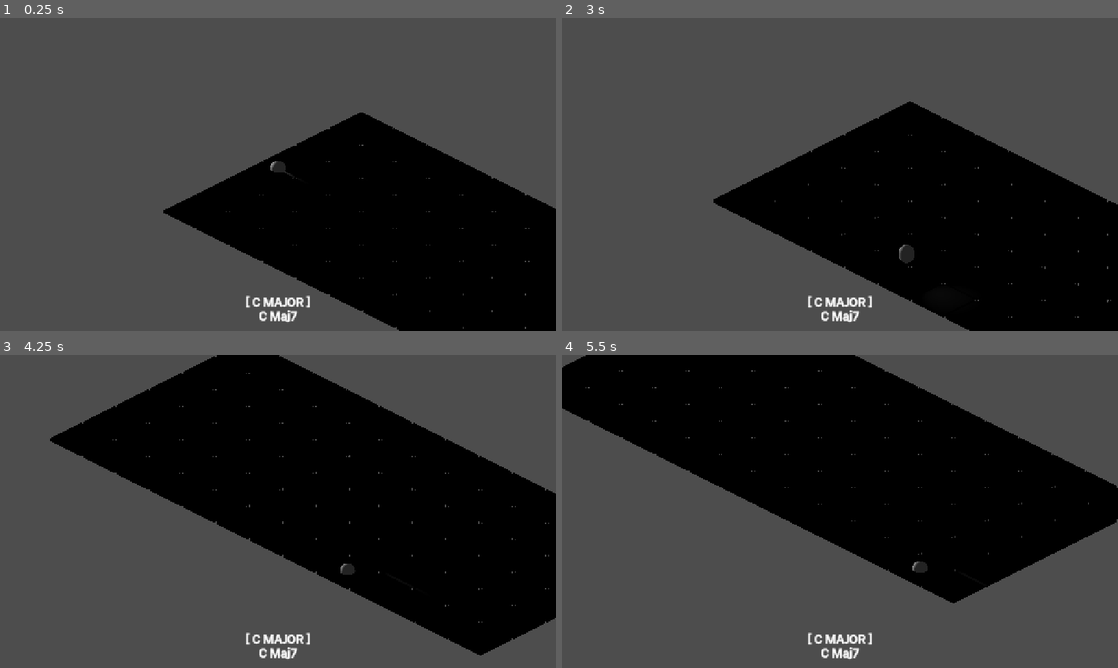
Above: before the commit, frames 1-4 (two rows, left to right).
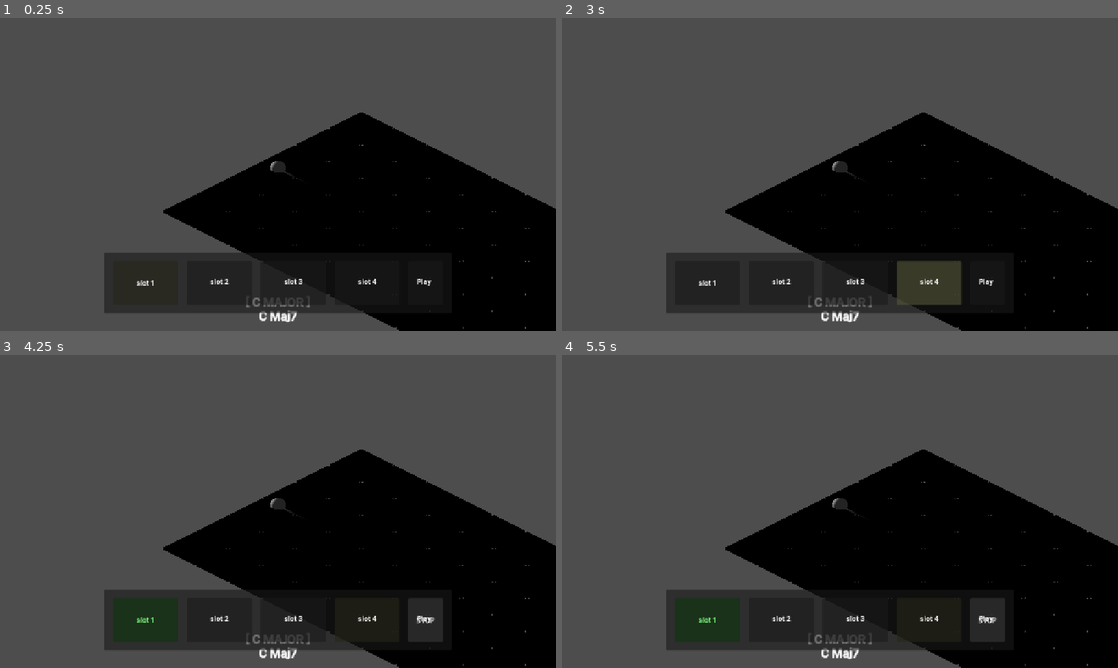
Above: after the commit, the same moments.

Repository: fruitshoo/eartrainer
Game: Godot game, scene res://scenes/main/main.tscn
The game is run twice, just before and just after one commit, with the same random seed, the same clock (stepped at 60 frames per second) and the same inputs. The project has no main scene, so this scene is started directly.
Inputs (mouse positions are in pixels of both pictures, inside the frame that each line leads up to):
- Up to frame 1 (0.25 s): no input
- Up to frame 2 (3 s): click (706, 284) at 0.5 s, where only the run after the commit has a clickable "slot 1"; click (778, 284) at 1.25 s, where only the run after the commit has a clickable "slot 2"; click (856, 284) at 2 s, where only the run after the commit has a clickable "slot 3"; click (928, 284) at 2.75 s, where only the run after the commit has a clickable "slot 4"
- Up to frame 3 (4.25 s): click (428, 621) at 3.5 s, where only the run after the commit has a clickable "Play"
- Up to frame 4 (5.5 s): click (990, 621) at 4.25 s, where only the run after the commit has a clickable "STOP"; click (990, 621) at 5 s, where only the run after the commit has a clickable "PLAY"

The runs differ from the first frame. In frame 1, 7.0% of the frame differs, in the area x 18-78%, y 75-95%; in frame 2, 12%; in frame 3, 41%; in frame 4, 54%, in the area x 0-100%, y 0-100%.

Commit message:
feat: complete v0.2 - smart diatonic input with shift/alt modifiers

Diff:
--- a/core/game_manager.gd
+++ b/core/game_manager.gd
@@ -107,3 +107,12 @@
 func is_note_in_scale(midi_note: int) -> bool:
 	# 실제 계산은 MusicTheory에 맡기고 결과만 받아옵니다.
 	return MusicTheory.is_note_in_scale(midi_note, current_root_note, current_scale_mode)
+
+# 특정 줄과 프렛 번호로 타일을 찾아주는 함수
+func get_tile(string_idx: int, fret_idx: int) -> Node:
+	# 타일들이 들어있는 Group 이름을 'fret_tiles'라고 설정했다고 가정합니다.
+	var tiles = get_tree().get_nodes_in_group("fret_tiles")
+	for tile in tiles:
+		if tile.string_index == string_idx and tile.fret_index == fret_idx:
+			return tile
+	return null
--- a/core/music_theory.gd
+++ b/core/music_theory.gd
@@ -17,6 +17,30 @@
 	"Dom7": [0, 4, 7, 10],
 	"m7": [0, 3, 7, 10],
 	"m7b5": [0, 3, 6, 10]
+}
+
+# 코드 폼 오프셋도 '더하기(+)' 방향으로 수정
+const SHAPE_OFFSETS = {
+	"6th_String_Root": {
+		# GMaj7: 3 (R), X, 4 (7), 4 (3), 3 (5), X
+		"Maj7": [[0, 0], [2, 1], [3, 1], [4, 0]],
+		# G7 (Dom7): 3 (R), X, 3 (b7), 4 (3), 3 (5), X -> 연주자님이 요청하신 3-3-4-3!
+		"Dom7": [[0, 0], [2, 0], [3, 1], [4, 0]],
+		# Gm7: 3 (R), X, 3 (b7), 3 (b3), 3 (5), X
+		"m7": [[0, 0], [2, 0], [3, 0], [4, 0]],
+		# Gm7b5: 3 (R), X, 3 (b7), 3 (b3), 2 (b5), X
+		"m7b5": [[0, 0], [2, 0], [3, 0], [4, -1]]
+	},
+	"5th_String_Root": {
+		# CMaj7: X, 3 (R), 5 (5), 4 (7), 5 (3), X
+		"Maj7": [[0, 0], [1, 2], [2, 1], [3, 2]],
+		# C7 (Dom7): X, 3 (R), 5 (5), 3 (b7), 5 (3), X
+		"Dom7": [[0, 0], [1, 2], [2, 0], [3, 2]],
+		# Cm7: X, 3 (R), 5 (5), 3 (b7), 4 (b3), X
+		"m7": [[0, 0], [1, 2], [2, 0], [3, 1]],
+		# Cm7b5: X, 3 (R), 4 (b5), 3 (b7), 4 (b3), X
+		"m7b5": [[0, 0], [1, 1], [2, 0], [3, 1]]
+	}
 }
 
 # [반음 오프셋, 코드 타입, 로마자 표기]
@@ -41,6 +65,18 @@
 	}
 }
 
+# 반음 간격에 따른 도수 이름 맵
+const DEGREE_NAMES = {
+	ScaleMode.MAJOR: {
+		0: "I", 1: "bII", 2: "ii", 3: "bIII", 4: "iii", 5: "IV",
+		6: "#IV", 7: "V", 8: "bVI", 9: "vi", 10: "bVII", 11: "vii"
+	},
+	ScaleMode.MINOR: {
+		0: "i", 1: "bII", 2: "ii°", 3: "bIII", 4: "iv", 5: "v",
+		6: "bVI", 7: "V", 8: "bVI", 9: "vi°", 10: "bVII", 11: "vii°"
+	}
+}
+
 static func get_chord_data(mode: ScaleMode, keycode: int, is_shift: bool) -> Array:
 	if not CHORD_MAP[mode].has(keycode): return []
 	var variant = "shift" if is_shift else "normal"
@@ -59,3 +95,60 @@
 	if rel_chord in CHORD_TYPES[chord_type]: return 2 # Chord Tone
 	if is_note_in_scale(midi_note, scale_root, mode): return 3 # Scale Tone
 	return 4 # Non-Scale Tone
+
+static func get_degree_label(root_note: int, key_root: int, mode: ScaleMode) -> String:
+	var diff = (root_note - key_root) % 12
+	if diff < 0: diff += 12
+	return DEGREE_NAMES[mode].get(diff, "?")
+
+# 1. 기타 개방현 미디 번호 (0: 1번줄 ~ 5: 6번줄 순서)
+# [0:6번줄(E2), 1:5번줄(A2), 2:4번줄(D3), 3:3번줄(G3), 4:2번줄(B3), 5:1번줄(E4)]
+const STRING_OPEN_NOTES = [40, 45, 50, 55, 59, 64]
+
+# 2. 미디 번호를 받아서 특정 줄에서의 프렛 위치를 계산하는 함수
+static func get_fret_pos(midi_note: int, string_idx: int) -> int:
+	# (목표 미디 음 - 해당 줄의 개방현 음) = 프렛 번호
+	var open_note = STRING_OPEN_NOTES[string_idx]
+	return midi_note - open_note
+
+static func get_smart_type_from_map(midi_note: int, key_root: int, mode: ScaleMode) -> String:
+	var diff = (midi_note - key_root) % 12
+	if diff < 0: diff += 12
+
+	# CHORD_MAP을 순회하며 해당 반음 오프셋(diff)을 가진 데이터를 찾습니다.
+	var current_mode_map = CHORD_MAP[mode]
+
+	for key_id in current_mode_map:
+		var chord_data = current_mode_map[key_id]["normal"] # 기본(normal) 세팅 참조
+		if chord_data[0] == diff:
+			return chord_data[1] # "Maj7", "m7" 등의 타입 반환
+
+	# 만약 다이어토닉 외의 음(크로매틱 등)을 눌렀다면 기본적으로 Maj7을 반환하거나
+	# 현재 GameManager의 설정을 반환하도록 안전장치를 둡니다.
+	return "Maj7"
+
+# Shift 데이터 추출용 함수
+static func get_shift_type_from_map(midi_note: int, key_root: int, mode: ScaleMode) -> String:
+	var diff = (midi_note - key_root) % 12
+	if diff < 0: diff += 12
+
+	var current_mode_map = CHORD_MAP[mode]
+
+	# CHORD_MAP의 각 항목(KEY_1, KEY_2 등)을 순회하며 'normal'의 오프셋과 비교
+	for key_enum in current_mode_map:
+		var data = current_mode_map[key_enum]
+		if data["normal"][0] == diff:
+			var shift_type = data["shift"][1]
+			print("Shift 매칭 성공! 도수 반음:", diff, " 타입:", shift_type)
+			return shift_type
+
+	return "Dom7" # 찾지 못했을 때의 기본값
+
+# 메이저/마이너 스왑 함수 (Alt 키 대응)
+static func toggle_maj_min(current_type: String) -> String:
+	match current_type:
+		"Maj7": return "m7"
+		"m7": return "Maj7"
+		"Dom7": return "m7" # 도미넌트는 보통 마이너로 스왑
+		"m7b5": return "m7"
+		_: return "Maj7"
--- /dev/null
+++ b/core/progression_manager.gd
@@ -0,0 +1,41 @@
+# progression_manager.gd 수정
+
+extends Node
+
+signal slot_selected(index: int)
+signal data_changed(index: int, data: Dictionary) # 데이터 변경 신호 추가
+
+var selected_slot_index: int = 0:
+	set(value):
+		selected_slot_index = value
+		slot_selected.emit(value)
+
+var progression_data = [null, null, null, null]
+
+# 지판에서 데이터를 보내줄 때 실행할 함수
+func update_current_slot(midi_note: int, string_num: int, is_shift: bool, is_alt: bool):
+	if selected_slot_index < 0: return
+
+	# 1. 기본 타입 계산
+	var final_type = MusicTheory.get_smart_type_from_map(
+		midi_note,
+		GameManager.current_root_note,
+		GameManager.current_scale_mode
+	)
+
+	# 2. 보조키에 따른 변환 (Shift가 Alt보다 우선순위를 갖게 설정)
+	if is_shift:
+		# [수정] Shift = 항상 세컨더리 도미넌트 (Dom7) - 간단하고 직관적
+		final_type = "Dom7"
+	elif is_alt:
+		final_type = MusicTheory.toggle_maj_min(final_type)
+
+	var new_data = {
+		"root": midi_note,
+		"type": final_type,
+		"string": string_num
+	}
+
+	progression_data[selected_slot_index] = new_data
+	data_changed.emit(selected_slot_index, new_data)
+	GameManager.current_chord_type = final_type
--- a/project.godot
+++ b/project.godot
@@ -19,6 +19,7 @@
 AudioEngine="*uid://deqauwlbpdo4m"
 GameManager="*uid://cdqhxtp1ctg77"
 QuizManager="*uid://ffwv4s6js4ys"
+ProgressionManager="*uid://cdeqxx32mc6sw"
 
 [display]
 
--- a/scenes/main/main.tscn
+++ b/scenes/main/main.tscn
@@ -5,6 +5,7 @@
 [ext_resource type="PackedScene" uid="uid://bkug7wowkh7rj" path="res://ui/settings/settings_ui.tscn" id="3_k2fmo"]
 [ext_resource type="Script" uid="uid://ddy07ttvmepmc" path="res://scenes/main/main_camera.gd" id="3_l3cfh"]
 [ext_resource type="PackedScene" uid="uid://gpehw4doyrkv" path="res://ui/hud/hud_manager.tscn" id="5_6q06x"]
+[ext_resource type="PackedScene" uid="uid://bx6tqcwt8wrfi" path="res://ui/sequence/sequence_ui.tscn" id="6_ow5a4"]
 
 [sub_resource type="Environment" id="Environment_vom5j"]
 ssao_enabled = true
@@ -31,3 +32,5 @@
 [node name="SettingsUI" parent="." unique_id=77076675 instance=ExtResource("3_k2fmo")]
 
 [node name="HUD" parent="." unique_id=867313363 instance=ExtResource("5_6q06x")]
+
+[node name="SequenceUI" parent="." unique_id=1004823414 instance=ExtResource("6_ow5a4")]
--- a/scenes/tile/fret_tile.gd
+++ b/scenes/tile/fret_tile.gd
@@ -94,13 +94,21 @@
 
 func _input_event(_camera, event, _position, _normal, _shape_idx):
 	if event is InputEventMouseButton and event.pressed and event.button_index == MOUSE_BUTTON_LEFT:
-		on_tile_clicked()
+		# 전역 Input 상태를 실시간으로 확인 (가장 확실함)
+		var is_shift = Input.is_key_pressed(KEY_SHIFT)
+		var is_alt = Input.is_key_pressed(KEY_ALT) # 맥의 Option
 
-func on_tile_clicked():
+		# [디버그] 클릭 시 보조키가 어떻게 눌렸는지 확인
+		print("타일 클릭! Shift:", is_shift, " Alt:", is_alt)
+
+		on_tile_clicked(is_shift, is_alt)
+
+func on_tile_clicked(is_shift: bool, is_alt: bool):
 	if GameManager.current_player:
 		GameManager.current_player.jump_to(global_position)
-		# 중요: 캐릭터가 이동한 타일의 프렛 정보를 GameManager에 알림
 		GameManager.player_fret = fret_index
 
 	AudioEngine.play_note(midi_note)
-	if QuizManager: QuizManager.check_answer(midi_note)
+
+	# [개선] 보조키 상태를 함께 보냅니다.
+	ProgressionManager.update_current_slot(midi_note, string_index, is_shift, is_alt)
--- a/scenes/tile/fret_tile.tscn
+++ b/scenes/tile/fret_tile.tscn
@@ -12,7 +12,7 @@
 [sub_resource type="BoxShape3D" id="BoxShape3D_lmv8r"]
 size = Vector3(1.4, 0.1, 1.4)
 
-[node name="FretTile" type="Area3D" unique_id=403137249]
+[node name="FretTile" type="Area3D" unique_id=403137249 groups=["fret_tiles"]]
 script = ExtResource("1_jtpmk")
 
 [node name="MeshInstance3D" type="MeshInstance3D" parent="." unique_id=207382635]
--- a/ui/hud/hud_manager.gd
+++ b/ui/hud/hud_manager.gd
@@ -1,25 +1,33 @@
 extends CanvasLayer
 
+# 1. 여기서 변수를 선언해줘야 에러가 안 납니다!
 @onready var key_label = %KeyLabel
 @onready var chord_label = %ChordLabel
 
 func _ready():
+	# 게임 설정(키, 모드 등)이 바뀔 때마다 HUD를 업데이트합니다.
 	GameManager.settings_changed.connect(update_hud)
 	update_hud()
 
 func update_hud():
-	if key_label == null or chord_label == null: return
+	# 2. 안전장치: 노드가 아직 준비되지 않았으면 그냥 돌아갑니다.
+	if key_label == null or chord_label == null:
+		return
 
-	var key_name = MusicTheory.CDE_NAMES[GameManager.current_root_note]
+	# 3. [% 12]를 붙여서 미디 번호(48, 60 등)가 들어와도 0~11 사이의 음 이름을 찾게 합니다.
+	var key_index = GameManager.current_root_note % 12
+	var key_name = MusicTheory.CDE_NAMES[key_index]
 
-	# 현재 모드에 따라 텍스트 결정
+	# 현재 모드 표시 (MAJOR / MINOR)
 	var mode_str = "MAJOR"
 	if GameManager.current_scale_mode == MusicTheory.ScaleMode.MINOR:
 		mode_str = "MINOR"
 
 	key_label.text = "[ %s %s ]" % [key_name, mode_str]
 
-	var chord_root_name = MusicTheory.CDE_NAMES[GameManager.current_chord_root]
+	# 4. 여기도 [% 12] 필수! 시퀀서에서 보낸 48번 미디 번호를 "C"로 변환합니다.
+	var chord_root_index = GameManager.current_chord_root % 12
+	var chord_root_name = MusicTheory.CDE_NAMES[chord_root_index]
 	var chord_type = GameManager.current_chord_type
 
 	chord_label.text = chord_root_name + " " + chord_type
--- /dev/null
+++ b/ui/sequence/sequence_ui.gd
@@ -0,0 +1,82 @@
+extends CanvasLayer
+
+@onready var slot_container = %SlotContainer
+@onready var sequencer = %Sequencer # 유니크 네임 권장 (%)
+@onready var play_button = %PlayButton
+
+func _ready():
+	# 1. 슬롯들만 신호를 연결합니다. (플레이 버튼은 제외)
+	for i in range(slot_container.get_child_count()):
+		var slot = slot_container.get_child(i)
+
+		# [핵심 수정] 만약 이 노드가 플레이 버튼이면 건너뜁니다!
+		if slot == play_button:
+			continue
+
+		slot.pressed.connect(_on_slot_pressed.bind(i))
+
+	ProgressionManager.slot_selected.connect(_update_selection_visual)
+	ProgressionManager.data_changed.connect(_on_data_changed)
+	play_button.pressed.connect(_on_play_button_pressed)
+	sequencer.beat_started.connect(_on_sequencer_step_changed)
+
+	_update_selection_visual(0)
+
+func _unhandled_input(event):
+	# event.pressed를 체크하고, is_echo(꾹 누르고 있을 때 반복 발생)를 막아야 합니다.
+	if event is InputEventKey and event.pressed and not event.is_echo():
+		if event.keycode == KEY_SPACE:
+			_on_play_button_pressed()
+			# 이 이벤트가 처리되었음을 알려서 다른 노드로 전달되는 것을 막습니다.
+			get_viewport().set_input_as_handled()
+
+func _on_slot_pressed(index: int):
+	# 슬롯 범위(0~3)를 벗어나는 클릭은 무시합니다.
+	if index >= 4: return
+	ProgressionManager.selected_slot_index = index
+
+func _update_selection_visual(selected_index: int):
+	for i in range(slot_container.get_child_count()):
+		var slot = slot_container.get_child(i)
+		if slot == play_button: continue # 플레이 버튼은 색상 변경 제외
+
+		if i == selected_index:
+			slot.modulate = Color(1.5, 1.5, 1.0)
+		else:
+			slot.modulate = Color(1, 1, 1)
+
+func _on_data_changed(index: int, data: Dictionary):
+	# 플레이 버튼 인덱스로 데이터가 들어오면 무시합니다.
+	if index >= slot_container.get_child_count() or index >= 4: return
+
+	var slot = slot_container.get_child(index)
+	var label = slot.get_node("Label")
+
+	var root_name = MusicTheory.CDE_NAMES[data.root % 12]
+	var full_chord_name = "%s %s" % [root_name, data.type]
+
+	var degree = MusicTheory.get_degree_label(
+		data.root,
+		GameManager.current_root_note,
+		GameManager.current_scale_mode
+	)
+
+	label.text = "%s\n(%s)" % [degree, full_chord_name]
+
+func _on_play_button_pressed():
+	sequencer.toggle_play()
+	play_button.text = "STOP" if sequencer.is_playing else "PLAY"
+
+func _on_sequencer_step_changed(index: int):
+	for i in range(slot_container.get_child_count()):
+		var slot = slot_container.get_child(i)
+		if slot == play_button: continue
+
+		if i == index:
+			slot.modulate = Color(0.5, 2.0, 0.5)
+		else:
+			# 현재 선택된(편집 중인) 칸은 노란색 유지를 위해 예외 처리
+			if i == ProgressionManager.selected_slot_index:
+				slot.modulate = Color(1.5, 1.5, 1.0)
+			else:
+				slot.modulate = Color(1, 1, 1)
--- /dev/null
+++ b/ui/sequence/sequence_ui.tscn
@@ -0,0 +1,145 @@
+[gd_scene format=3 uid="uid://bx6tqcwt8wrfi"]
+
+[ext_resource type="Script" uid="uid://cgd5souy3fyph" path="res://ui/sequence/sequence_ui.gd" id="1_2bt3v"]
+[ext_resource type="LabelSettings" uid="uid://12p7xoiimgp5" path="res://ui/resources/settings_label_style.tres" id="1_t0usl"]
+[ext_resource type="Script" uid="uid://iw3vuv01bc2e" path="res://ui/sequence/sequencer.gd" id="3_t8hoy"]
+
+[node name="SequenceUI" type="CanvasLayer" unique_id=1004823414]
+script = ExtResource("1_2bt3v")
+
+[node name="Sequencer" type="Node" parent="." unique_id=16045540]
+unique_name_in_owner = true
+script = ExtResource("3_t8hoy")
+
+[node name="RootMargin" type="MarginContainer" parent="." unique_id=80045890]
+anchors_preset = 7
+anchor_left = 0.5
+anchor_top = 1.0
+anchor_right = 0.5
+anchor_bottom = 1.0
+offset_left = -22.0
+offset_top = -40.0
+offset_right = 22.0
+grow_horizontal = 2
+grow_vertical = 0
+theme_override_constants/margin_bottom = 40
+
+[node name="PanelContainer" type="PanelContainer" parent="RootMargin" unique_id=662601037]
+layout_mode = 2
+
+[node name="InnerMargin" type="MarginContainer" parent="RootMargin/PanelContainer" unique_id=777644062]
+layout_mode = 2
+theme_override_constants/margin_left = 20
+theme_override_constants/margin_top = 20
+theme_override_constants/margin_right = 20
+theme_override_constants/margin_bottom = 20
+
+[node name="SlotContainer" type="HBoxContainer" parent="RootMargin/PanelContainer/InnerMargin" unique_id=154152354]
+unique_name_in_owner = true
+layout_mode = 2
+theme_override_constants/separation = 20
+alignment = 1
+
+[node name="Slot1" type="Button" parent="RootMargin/PanelContainer/InnerMargin/SlotContainer" unique_id=1110768823]
+custom_minimum_size = Vector2(150, 100)
+layout_mode = 2
+size_flags_horizontal = 4
+size_flags_vertical = 4
+
+[node name="Label" type="Label" parent="RootMargin/PanelContainer/InnerMargin/SlotContainer/Slot1" unique_id=146092741]
+layout_mode = 1
+anchors_preset = 8
+anchor_left = 0.5
+anchor_top = 0.5
+anchor_right = 0.5
+anchor_bottom = 0.5
+offset_left = -21.0
+offset_top = -11.5
+offset_right = 21.0
+offset_bottom = 11.5
+grow_horizontal = 2
+grow_vertical = 2
+text = "slot 1"
+label_settings = ExtResource("1_t0usl")
+vertical_alignment = 1
+
+[node name="Slot2" type="Button" parent="RootMargin/PanelContainer/InnerMargin/SlotContainer" unique_id=1360295405]
+custom_minimum_size = Vector2(150, 100)
+layout_mode = 2
+
+[node name="Label" type="Label" parent="RootMargin/PanelContainer/InnerMargin/SlotContainer/Slot2" unique_id=513238887]
+layout_mode = 1
+anchors_preset = 8
+anchor_left = 0.5
+anchor_top = 0.5
+anchor_right = 0.5
+anchor_bottom = 0.5
+offset_left = -21.0
+offset_top = -11.5
+offset_right = 21.0
+offset_bottom = 11.5
+grow_horizontal = 2
+grow_vertical = 2
+text = "slot 2"
+label_settings = ExtResource("1_t0usl")
+
+[node name="Slot3" type="Button" parent="RootMargin/PanelContainer/InnerMargin/SlotContainer" unique_id=1444631334]
+custom_minimum_size = Vector2(150, 100)
+layout_mode = 2
+
+[node name="Label" type="Label" parent="RootMargin/PanelContainer/InnerMargin/SlotContainer/Slot3" unique_id=1114840351]
+layout_mode = 1
+anchors_preset = 8
+anchor_left = 0.5
+anchor_top = 0.5
+anchor_right = 0.5
+anchor_bottom = 0.5
+offset_left = -20.0
+offset_top = -11.5
+offset_right = 20.0
+offset_bottom = 11.5
+grow_horizontal = 2
+grow_vertical = 2
+text = "slot 3"
+label_settings = ExtResource("1_t0usl")
+
+[node name="Slot4" type="Button" parent="RootMargin/PanelContainer/InnerMargin/SlotContainer" unique_id=1926038978]
+custom_minimum_size = Vector2(150, 100)
+layout_mode = 2
+
+[node name="Label" type="Label" parent="RootMargin/PanelContainer/InnerMargin/SlotContainer/Slot4" unique_id=1397594716]
+layout_mode = 1
+anchors_preset = 8
+anchor_left = 0.5
+anchor_top = 0.5
+anchor_right = 0.5
+anchor_bottom = 0.5
+offset_left = -21.0
+offset_top = -11.5
+offset_right = 21.0
+offset_bottom = 11.5
+grow_horizontal = 2
+grow_vertical = 2
+text = "slot 4"
+label_settings = ExtResource("1_t0usl")
+
+[node name="PlayButton" type="Button" parent="RootMargin/PanelContainer/InnerMargin/SlotContainer" unique_id=2100523467]
+unique_name_in_owner = true
+custom_minimum_size = Vector2(80, 0)
+layout_mode = 2
+
+[node name="Label" type="Label" parent="RootMargin/PanelContainer/InnerMargin/SlotContainer/PlayButton" unique_id=1073832314]
+layout_mode = 1
+anchors_preset = 8
+anchor_left = 0.5
+anchor_top = 0.5
+anchor_right = 0.5
+anchor_bottom = 0.5
+offset_left = -20.0
+offset_top = -11.5
+offset_right = 20.0
+offset_bottom = 11.5
+grow_horizontal = 2
+grow_vertical = 2
+text = "Play"
+label_settings = ExtResource("1_t0usl")
--- /dev/null
+++ b/ui/sequence/sequencer.gd
@@ -0,0 +1,89 @@
+# sequencer.gd
+extends Node
+
+signal beat_started(slot_index: int) # 새로운 마디가 시작될 때 보내는 신호
+
+@export var bpm: int = 80
+var current_step: int = 0
+var is_playing: bool = false
+
+@onready var timer = Timer.new()
+
+func _ready():
+	add_child(timer)
+	timer.timeout.connect(_on_bar_timeout)
+
+func toggle_play():
+	is_playing = !is_playing
+	if is_playing:
+		current_step = 0
+		_start_bar()
+	else:
+		timer.stop()
+
+func _start_bar():
+	# 4박자(1마디)의 길이를 초 단위로 계산합니다.
+	# 공식: (60 / BPM) * 4
+	var bar_duration = (60.0 / bpm) * 4.0
+
+	# 현재 슬롯의 데이터를 게임에 적용 (발광/소리 등)
+	_apply_current_step()
+
+	beat_started.emit(current_step)
+
+	timer.start(bar_duration)
+
+func _on_bar_timeout():
+	# 다음 슬롯으로 이동 (4칸 루프)
+	current_step = (current_step + 1) % 4
+	_start_bar()
+
+func _apply_current_step():
+	var data = ProgressionManager.progression_data[current_step]
+	if data == null: return # 데이터가 없는 빈 슬롯이면 통과
+
+	# 1. GameManager의 상태를 업데이트 (지판 조명 변경)
+	GameManager.current_chord_root = data.root
+	GameManager.current_chord_type = data.type
+
+	# 2. [추가] 스마트 스트럼 실행
+	play_strum(data.root, data.type)
+
+# 촤라랑~ 소리를 내는 함수
+# sequencer.gd 의 play_strum 함수 수정
+
+func play_strum(root_note: int, type: String):
+	var data = ProgressionManager.progression_data[current_step]
+	if data == null: return
+
+	var root_string = data.string
+	var root_fret = MusicTheory.get_fret_pos(data.root, root_string)
+
+	print("\n--- [진단 시작] ---")
+	print("1. 저장된 줄 번호(인덱스): ", root_string)
+	print("2. 계산된 프렛 위치: ", root_fret)
+
+	# 6번 줄은 이제 인덱스 0입니다!
+	var shape_key = "6th_String_Root" if root_string == 0 else "5th_String_Root"
+	var offsets = MusicTheory.SHAPE_OFFSETS.get(shape_key).get(type, [[0, 0]])
+
+	for offset in offsets:
+		var target_s = root_string + offset[0]
+		var target_f = root_fret + offset[1]
+
+		var tile = GameManager.get_tile(target_s, target_f)
+		if tile:
+			print("성공: [", target_s, "줄, ", target_f, "프렛] 타일 연주")
+			AudioEngine.play_note(tile.midi_note)
+			tile.apply_visual_tier(Color(2.0, 2.0, 2.0), 3.0)
+			restore_tile_visual(tile)
+		else:
+			print("실패: [", target_s, "줄, ", target_f, "프렛] 위치에 타일이 없음!")
+
+		await get_tree().create_timer(0.05).timeout
+
+# 번쩍인 타일을 원래대로 돌려놓는 보조 함수
+func restore_tile_visual(tile):
+	await get_tree().create_timer(0.1).timeout
+	if tile:
+		tile.update_appearance() # 타일이 이미 가진 함수로 원래 색 복구!
Not shown, added: core/progression_manager.gd.uid
Not shown, added: ui/sequence/sequence_ui.gd.uid
Not shown, added: ui/sequence/sequencer.gd.uid
